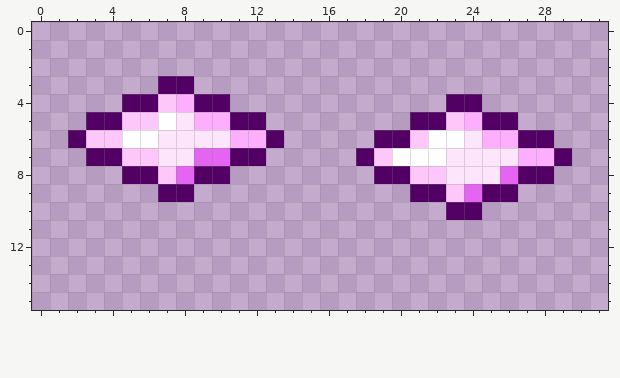
Pixel-art sprite, stored at Assets/Sprites/H/DollH.png. The picture above was drawn from the file before the commit.
The file is 32x16 pixels. The old version is drawn lined up with the new one.
The result:
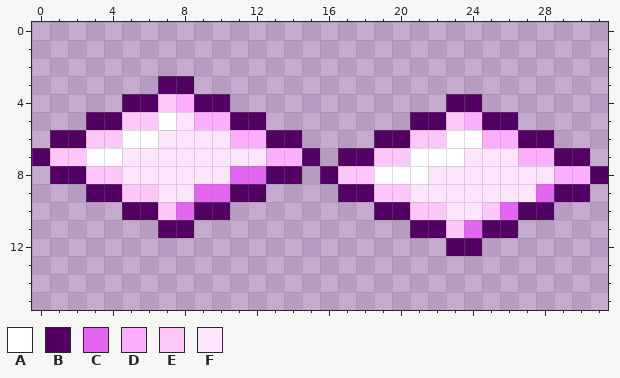
Palette (. is transparent): A #ffffff  B #530065  C #e465f1  D #fdaffd  E #fec7f9  F #fde5fb
Commit: 調整 Doll 並調整波次
What changed:
whole drawing moved by +0,-1 (the old picture is shown already moved)
Changed rows in their new state; - is an unchanged pixel.
first column x 0:
 6 -B------------B-------E-A-------
 7 BEEAAFF--FFFFDDB-B--E--A------B-
 8 -BBEEFFFFFFCCBB-BEEAAAF---FFFDDB
 9 ---BBEEFFCCBB----BBEEFFFFFFFCBB-
10 -----BBECBB--------BBEEFFECBB---
11 -------BB------------BBECBB-----
12 -----------------------BB-------
Where, in picture pixels (left, top, right, bottom), the same in both pictures:
changed: (32, 130, 608, 256)
